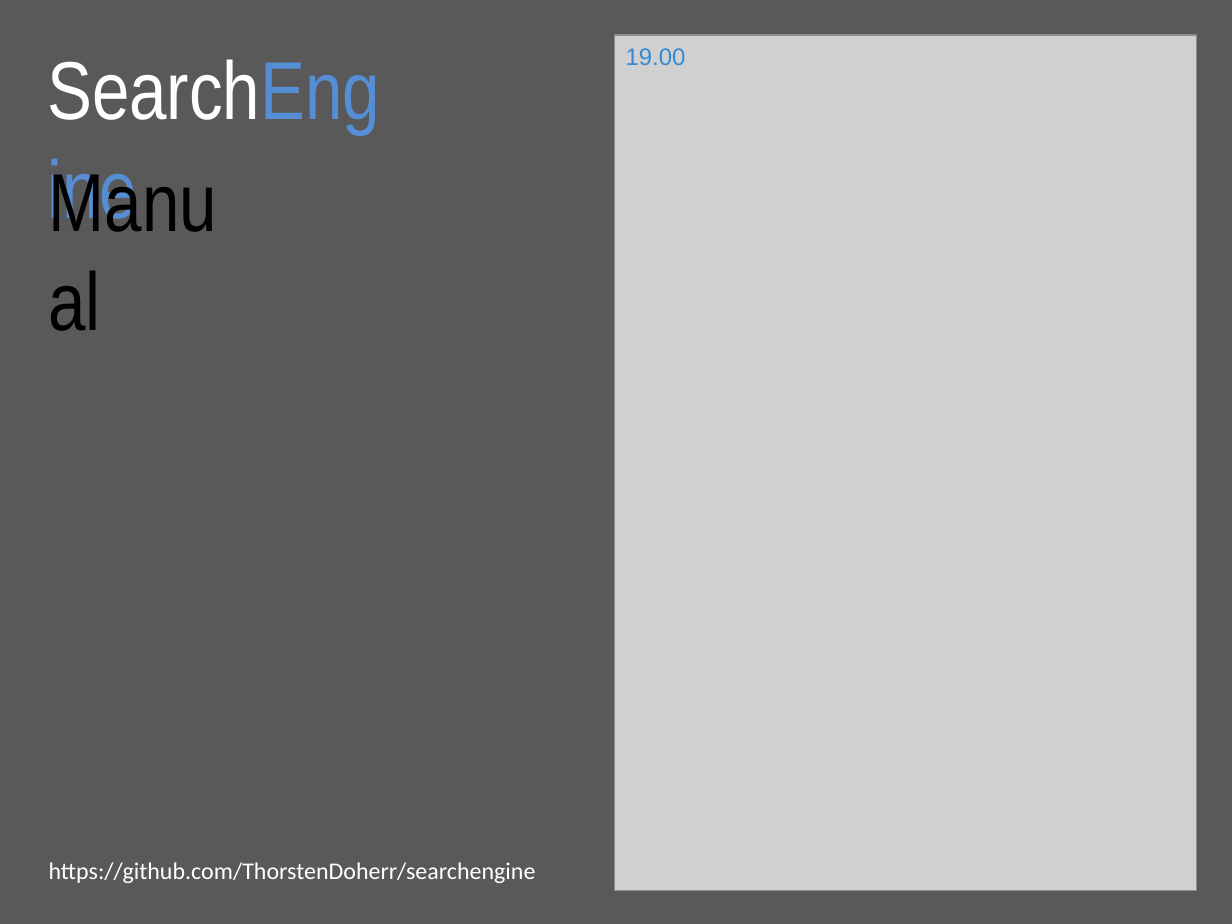
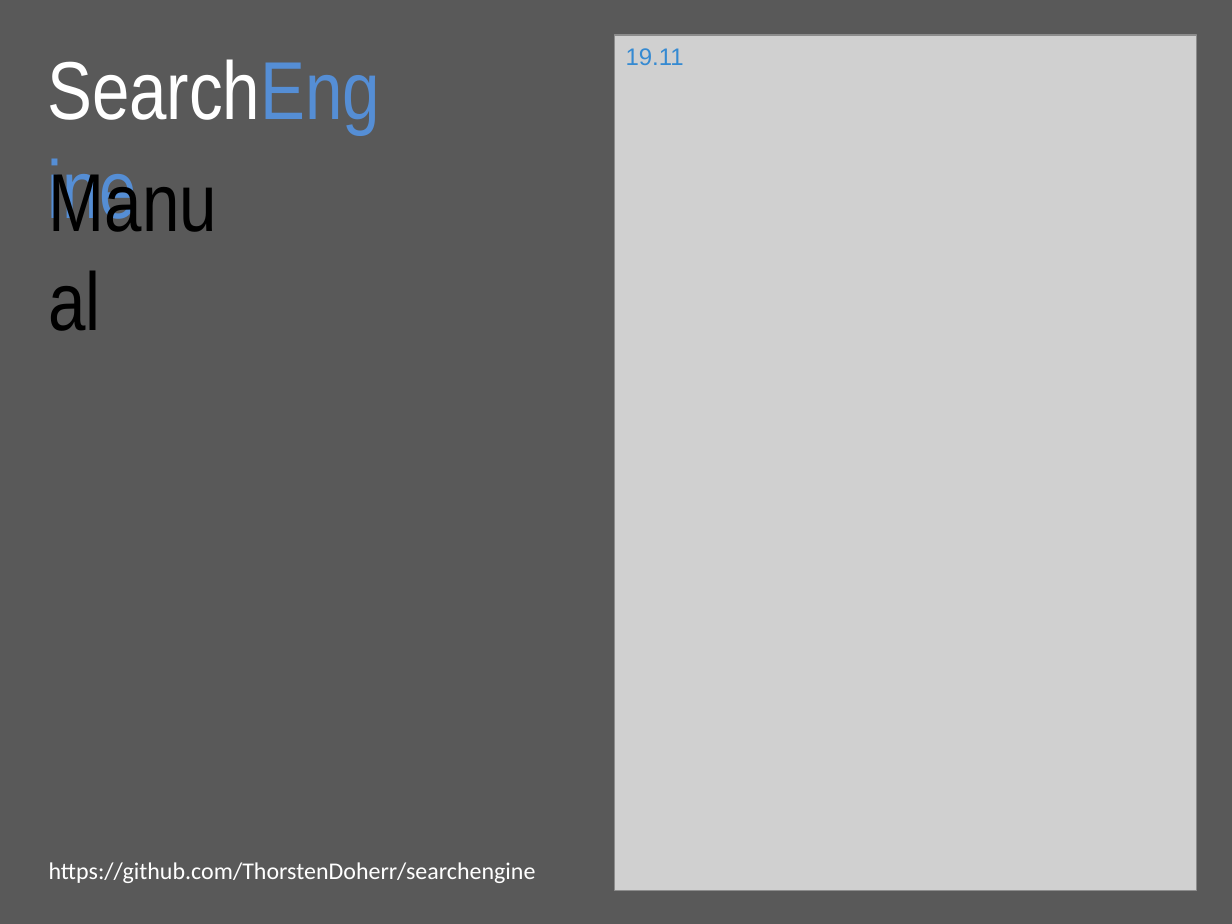
Before and after one commit to ThorstenDoherr/searchengine, a slide deck: slide 1 of doc/Manual.pptx. Drawn at 1232x924 pixels with LibreOffice and Linux fonts; fonts in the diff are those of the drawing; grey boxes stand for pictures. Boxes give left, top, right and bottom in pixels: in the first picture for what was removed or moved away, otherwise in the second. Text is boxed around its words. In the diff, an @@ line names an element or a change of style, - is before the commit and + after.

```diff
--- a/doc/Manual.pptx
+++ b/doc/Manual.pptx
@@ text at <box>626,48,684,65</box>: text changed @@
-19.00
+19.11
```
Also in this commit, not shown: 5 other slides changed, 1 other file.
